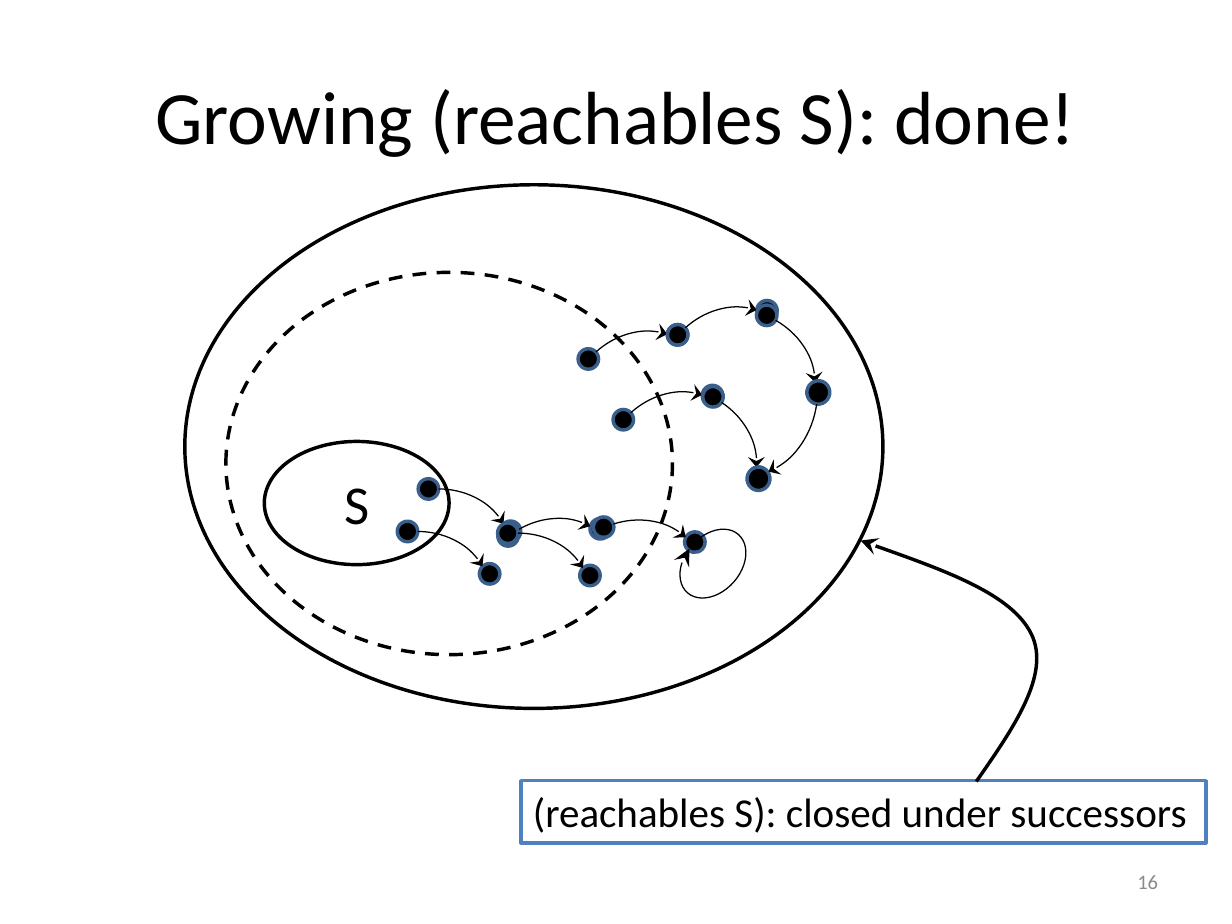
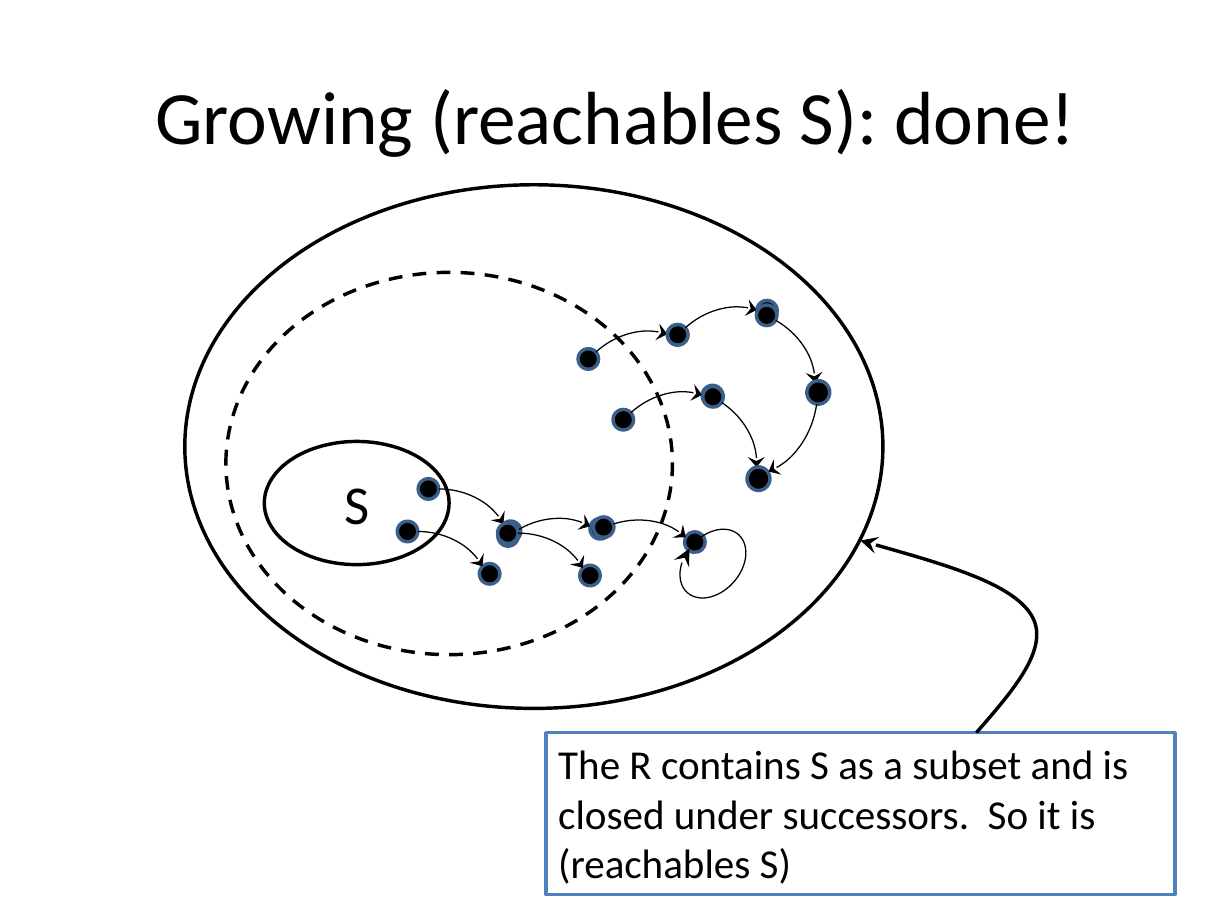
Before and after one commit to mwand/cs5010f16, a slide deck: slide 16 of Slides/Lesson 8.4 Searching in a Graph.pptx. Drawn at 1232x924 pixels with LibreOffice and Linux fonts; fonts in the diff are those of the drawing. Boxes give left, top, right and bottom in pixels: in the first picture for what was removed or moved away, otherwise in the second. Text is boxed around its words. In the diff, an @@ line names an element or a change of style, - is before the commit and + after.

Commit message:
fixed typo in gp08-3, updating slides for Modules 8-9

```diff
--- a/Slides/Lesson 8.4 Searching in a Graph.pptx
+++ b/Slides/Lesson 8.4 Searching in a Graph.pptx
@@ freeform shape: place and size @@
-freeform shape at <box>861,541,1037,782</box>
+freeform shape at <box>861,541,1037,733</box>
@@ rectangle "The R contains S as ...": place and size @@
-rectangle "The R contains S as ..." at <box>521,781,1206,843</box>
+rectangle "The R contains S as ..." at <box>546,733,1175,894</box>
@@ text in rectangle at <box>558,750,1128,884</box>: text changed @@
-(reachables S): closed under successors
+The R contains S as a subset and is closed under successors. So it is (reachables S)
```
Also in this commit, not shown: 3 other slides changed, 10 other files.
